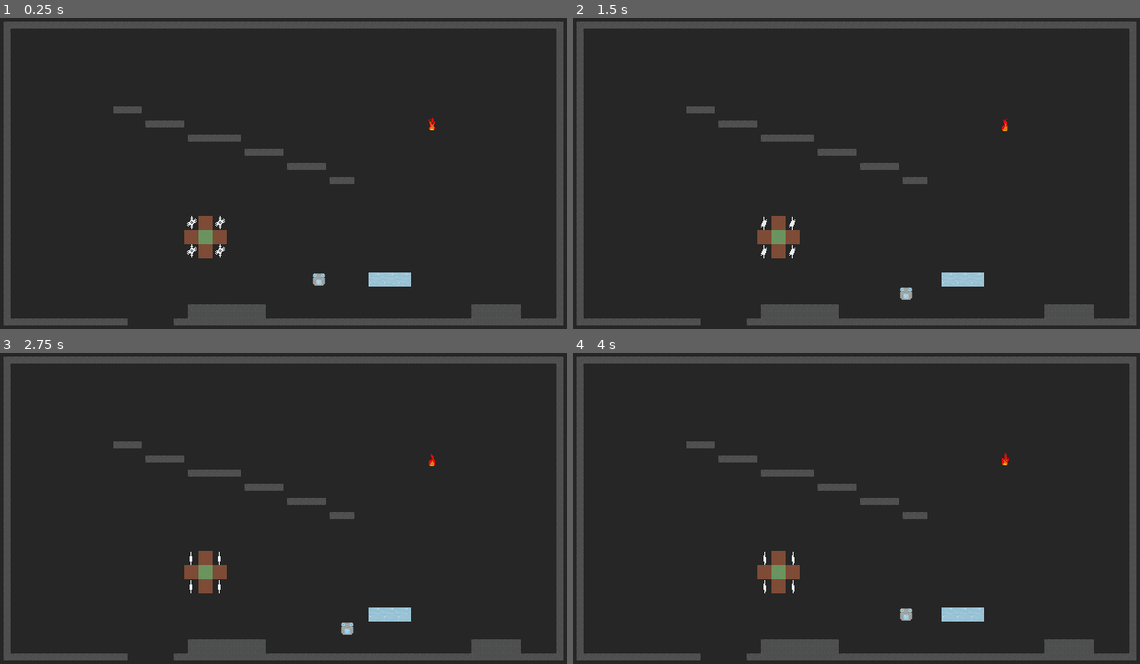
Above: before the commit, frames 1-4 (two rows, left to right).
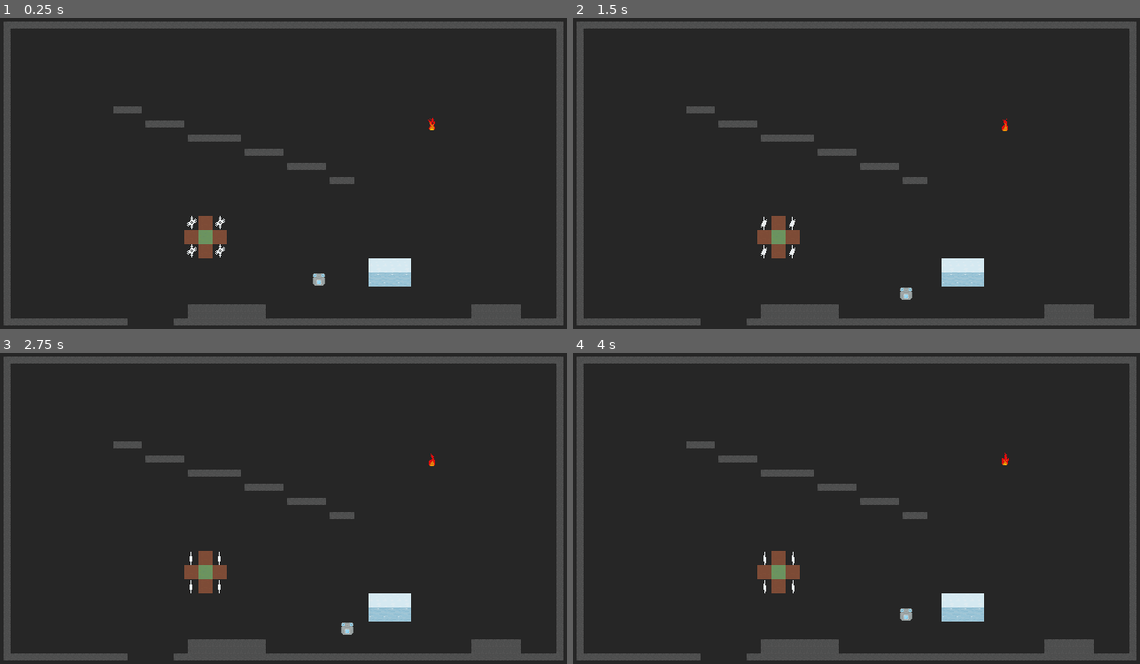
Above: after the commit, the same moments.

Repository: PhotonChaos/TemperatureBalance
Game: Godot game, scene res://main.tscn
Same seed, same stepped clock (60 frames per second), same inputs: the game is played once before the commit and once after it.
Inputs:
- Up to frame 1 (0.25 s): no input
- Up to frame 2 (1.5 s): hold Right (move_right) 0.53-1.28 s; hold Down (move_down) from 1.28 s (still down)
- Up to frame 3 (2.75 s): release Down (move_down) at 2.03 s; hold Right (move_right) from 2.03 s (still down)
- Up to frame 4 (4 s): release Right (move_right) at 2.78 s; hold Up (move_up) 2.78-3.53 s; hold Left (move_left) from 3.53 s (still down)

The runs differ from the first frame. In frame 1, 0.3% of the frame differs, in the area x 65-73%, y 77-82%; in frame 2, 0.3%; in frame 3, 0.3%; in frame 4, 0.3%.

Commit message:
Almost implemented ice

Diff:
--- a/Level.tscn
+++ b/Level.tscn
@@ -427,7 +427,7 @@
 player_template = ExtResource("2_k4dkn")
 
 [node name="LevelLayer" type="TileMapLayer" parent="."]
-tile_map_data = PackedByteArray("AAAAAAAAAAAAAAEAAAAAAAEAAAA …(2448 unchanged characters)… AAAAAAAAbABIABgAAAAAAAAAcABIABgAAAAAAAAA=")
+tile_map_data = PackedByteArray("AAAAAAAAAAAAAAEAAAAAAAEAAAA …(2448 unchanged characters)… AAAAAAAAbABIABgAAAAAAAAAcABIABgAAAAAAAAAaABEAAwAAAAAAAAAbABEAAwAAAAAAAAAcABEAAwAAAAAAAAA=")
 tile_set = SubResource("TileSet_u78y0")
 collision_enabled = false
 
--- a/scripts/game.gd
+++ b/scripts/game.gd
@@ -4,17 +4,43 @@
 
 @export var levels: Array[PackedScene]
 
-var current_level = null
+var current_level_id: int = 0
+var current_level: Level = null
 
 # TODO:
 # [ ] Main Menu
-# [ ] Level loading
-#   [ ] Tilemap
-# [ ] Success signal handler
-# [ ] Death signal handler
-# [ ] Restart function (and UI signal handler)
+# [x] Level loading
+#   [x] Tilemap
+# [x] Success signal handler
+# [x] Death signal handler
+# [x] Restart function
+# [ ] Death restart screen (optional)
 # [ ] Temperature update signal handler (Maybe this goes in UI
 # [ ] Final victory screen
+
+func restart_level():
+	if not is_instance_valid(current_level):
+		print("Tried to restart null level. ID: ", current_level_id)
+		return
+
+	# Delete Level
+	remove_child(current_level)
+	current_level.queue_free()
+
+	# Re-create level
+	load_level(current_level_id)
+
+	print("Level ", current_level_id, " restarted.")
+
+func load_level(level_id: int):
+	current_level = levels[level_id].instantiate()
+	add_child(current_level)
+
+	current_level.win.connect(level_complete())
+	current_level.loss.connect(restart_level())
+
+func level_complete():
+	pass
 
 func _ready() -> void:
 	# for now, just load level 1.
--- a/scripts/level.gd
+++ b/scripts/level.gd
@@ -31,6 +31,9 @@
 ## Helper Methods
 func get_tile_type(x: int, y: int) -> TileType:
 	return level_tilemap.get_cell_source_id(Vector2i(x, y))
+
+func set_tile(x: int, y: int, type: TileType) -> void:
+	level_tilemap.set_cell(Vector2i(x,y), 1)
 
 ## Standard Methods
 func _ready() -> void:
@@ -93,9 +96,18 @@
 
 func handle_tile_effects():
 	match get_tile_type(player_cell_x, player_cell_y):
+		TileType.WATER:
+			if player_ref.temperature < 0:
+				player_ref.add_temp(1)
+				set_tile(player_cell_x, player_cell_y, TileType.ICE)
+			else:
+				# Player sinks if they aren't cold enough
+				loss.emit()
+
 		TileType.SNOWFLAKE:
 			player_ref.add_temp(-1)
 			level_tilemap.erase_cell(Vector2i(player_cell_x, player_cell_y))
+
 		TileType.FIRE:
 			player_ref.add_temp(1)
 			level_tilemap.erase_cell(Vector2i(player_cell_x, player_cell_y))
--- a/textures/level_tiles.tres
+++ b/textures/level_tiles.tres
@@ -1,14 +1,63 @@
 [gd_resource type="TileSet" load_steps=9 format=3 uid="uid://fmwtukmj00o0"]
 
-[ext_resource type="Texture2D" uid="uid://dipmtp8tbets6" path="res://textures/Concrete.png" id="1_sufcc"]
+[ext_resource type="Texture2D" uid="uid://c640en3hfl6lm" path="res://textures/Tilesheet.png" id="1_6n0cq"]
 [ext_resource type="Texture2D" uid="uid://d3sxfj2xq82x7" path="res://textures/Dirt.png" id="2_m14p8"]
 [ext_resource type="Texture2D" uid="uid://sv486du6q603" path="res://textures/Grass.png" id="3_ut7ql"]
 [ext_resource type="Texture2D" uid="uid://b7ntsqeifctm0" path="res://textures/Ice.png" id="4_f1lmt"]
 
-[sub_resource type="TileSetAtlasSource" id="TileSetAtlasSource_mudnd"]
-resource_name = "Concrete"
-texture = ExtResource("1_sufcc")
+[sub_resource type="TileSetAtlasSource" id="TileSetAtlasSource_oukqe"]
+texture = ExtResource("1_6n0cq")
 0:0/0 = 0
+1:0/0 = 0
+2:0/0 = 0
+3:0/0 = 0
+0:1/0 = 0
+1:1/0 = 0
+2:1/0 = 0
+3:1/0 = 0
+4:1/0 = 0
+5:1/0 = 0
+6:1/0 = 0
+7:1/0 = 0
+8:1/0 = 0
+9:1/0 = 0
+10:1/0 = 0
+11:1/0 = 0
+0:2/0 = 0
+1:2/0 = 0
+2:2/0 = 0
+3:2/0 = 0
+4:2/0 = 0
+5:2/0 = 0
+6:2/0 = 0
+7:2/0 = 0
+8:2/0 = 0
+9:2/0 = 0
+10:2/0 = 0
+11:2/0 = 0
+0:3/0 = 0
+1:3/0 = 0
+2:3/0 = 0
+3:3/0 = 0
+4:3/0 = 0
+5:3/0 = 0
+6:3/0 = 0
+7:3/0 = 0
+8:3/0 = 0
+9:3/0 = 0
+10:3/0 = 0
+11:3/0 = 0
+0:4/0 = 0
+1:4/0 = 0
+2:4/0 = 0
+3:4/0 = 0
+4:4/0 = 0
+5:4/0 = 0
+6:4/0 = 0
+7:4/0 = 0
+8:4/0 = 0
+9:4/0 = 0
+10:4/0 = 0
 
 [sub_resource type="TileSetAtlasSource" id="TileSetAtlasSource_edfh0"]
 resource_name = "Dirt"
@@ -26,7 +75,7 @@
 0:0/0 = 0
 
 [resource]
-sources/0 = SubResource("TileSetAtlasSource_mudnd")
 sources/1 = SubResource("TileSetAtlasSource_edfh0")
 sources/2 = SubResource("TileSetAtlasSource_qwjse")
 sources/3 = SubResource("TileSetAtlasSource_m23w1")
+sources/0 = SubResource("TileSetAtlasSource_oukqe")
